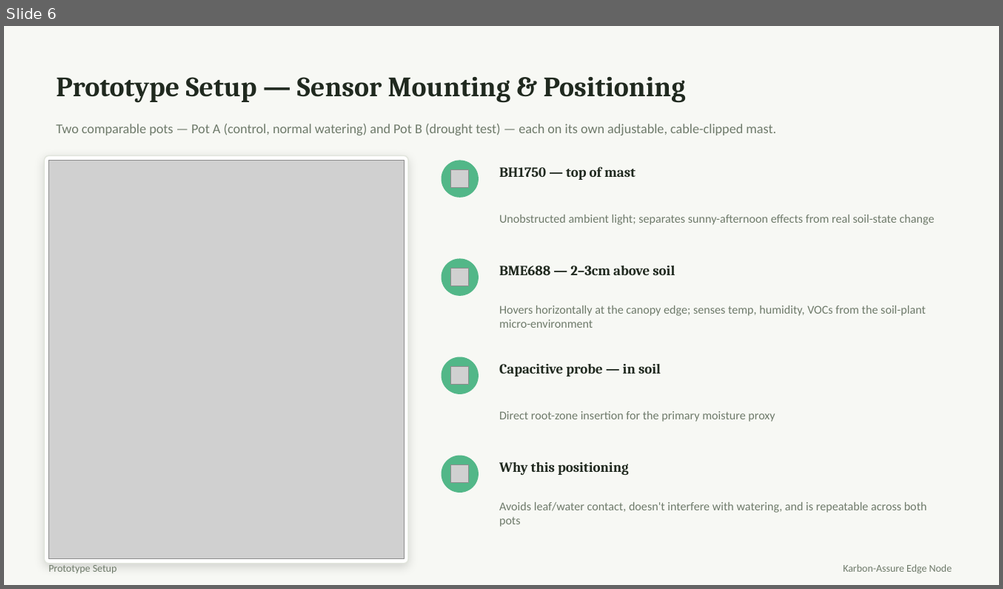
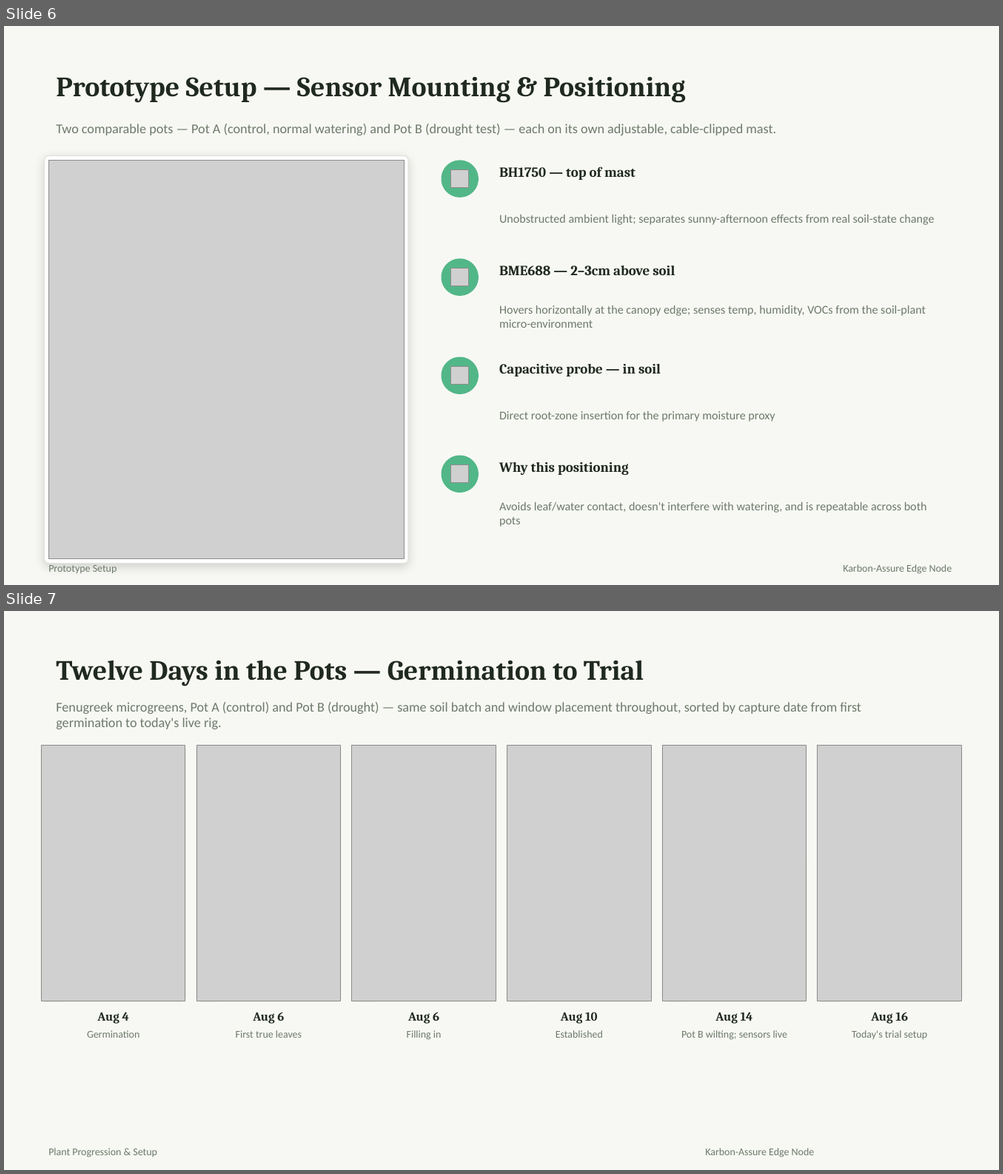
Before and after one commit to codeNick7/KA-Edge-AI-Node, a slide deck: demo/karbon_assure_edge_node_demo_1.pptx. Shown one above the other, each under a label of ours: slide 6 before the commit, slides 6 and 7 after it. The pictures are 1003x589 and 1003x1174 pixels, drawn with LibreOffice and Linux fonts; fonts in the diff are those of the drawing; grey boxes stand for pictures. Boxes give left, top, right and bottom in pixels: in the first picture for what was removed or moved away, otherwise in the second. Text is boxed around its words. In the diff, an @@ line names an element or a change of style, - is before the commit and + after.

```diff
--- a/demo/karbon_assure_edge_node_demo_1.pptx
+++ b/demo/karbon_assure_edge_node_demo_1.pptx
@@ slide 7 added at bbox=[4, 611, 999, 1170], background #F7F8F4 @@
@@ text added at bbox=[56, 660, 643, 686], 27 pt, text #20291F, bold @@
+Twelve Days in the Pots — Germination to Trial
@@ text added at bbox=[56, 702, 861, 729], 13 pt, text #6E7A6A @@
+Fenugreek microgreens, Pot A (control) and Pot B (drought) — same soil batch and window placement throughout, sorted by capture date from first germination to today's live rig.
@@ rounded rectangle added at bbox=[41, 745, 185, 1001], fill #FFFFFF, outline #E1E5DC 1 pt @@
@@ picture added at bbox=[41, 745, 185, 1001] @@
@@ rounded rectangle added at bbox=[196, 745, 341, 1001], fill #FFFFFF, outline #E1E5DC 1 pt @@
@@ picture added at bbox=[196, 745, 341, 1001] @@
@@ rounded rectangle added at bbox=[352, 745, 495, 1001], fill #FFFFFF, outline #E1E5DC 1 pt @@
@@ picture added at bbox=[352, 745, 495, 1001] @@
@@ rounded rectangle added at bbox=[507, 745, 651, 1001], fill #FFFFFF, outline #E1E5DC 1 pt @@
@@ picture added at bbox=[507, 745, 651, 1001] @@
@@ rounded rectangle added at bbox=[662, 745, 806, 1001], fill #FFFFFF, outline #E1E5DC 1 pt @@
@@ picture added at bbox=[662, 745, 806, 1001] @@
@@ rounded rectangle added at bbox=[817, 745, 962, 1001], fill #FFFFFF, outline #E1E5DC 1 pt @@
@@ picture added at bbox=[817, 745, 962, 1001] @@
@@ text added at bbox=[87, 1031, 139, 1038], 10 pt, text #6E7A6A @@
+Germination
@@ text added at bbox=[97, 1012, 129, 1024], 12 pt, text #20291F, bold @@
+Aug 4
@@ text added at bbox=[236, 1031, 301, 1038], 10 pt, text #6E7A6A @@
+First true leaves
@@ text added at bbox=[253, 1012, 284, 1024], 12 pt, text #20291F, bold @@
+Aug 6
@@ text added at bbox=[407, 1031, 441, 1040], 10 pt, text #6E7A6A @@
+Filling in
@@ text added at bbox=[408, 1012, 439, 1024], 12 pt, text #20291F, bold @@
+Aug 6
@@ text added at bbox=[555, 1031, 603, 1038], 10 pt, text #6E7A6A @@
+Established
@@ text added at bbox=[560, 1012, 597, 1024], 12 pt, text #20291F, bold @@
+Aug 10
@@ text added at bbox=[681, 1031, 787, 1040], 10 pt, text #6E7A6A @@
+Pot B wilting; sensors live
@@ text added at bbox=[715, 1012, 753, 1024], 12 pt, text #20291F, bold @@
+Aug 14
@@ text added at bbox=[851, 1031, 928, 1039], 10 pt, text #6E7A6A @@
+Today's trial setup
@@ text added at bbox=[871, 1012, 908, 1024], 12 pt, text #20291F, bold @@
+Aug 16
@@ text added at bbox=[48, 1148, 157, 1158], 10 pt, text #6E7A6A @@
+Plant Progression & Setup
@@ text added at bbox=[705, 1148, 814, 1158], 10 pt, text #6E7A6A @@
+Karbon-Assure Edge Node
```
